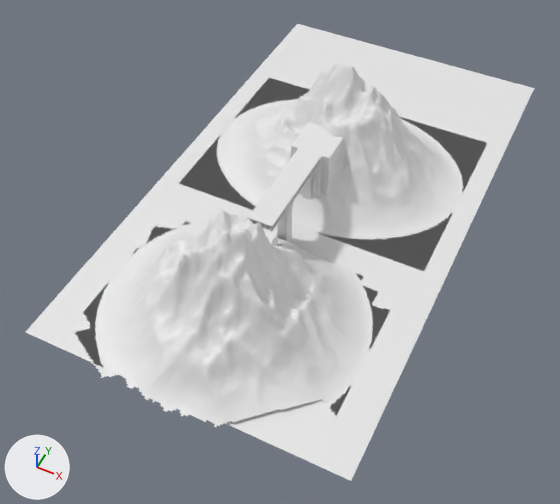
One commit to the Blender file santuario.blend: the scene before it, then after it.
The view is the same before and after, from a 50 mm lens placed at (59.7, -142.1, 147.4), pointed at (0.2, -23.2, -1.2). Every picture has the same lights, and +X, +Y and +Z are marked at lower left.

Objects in the first picture: 'Collection', 'Cube', 'Cube.004', 'Landscape.001', 'Landscape.002', 'Plane'.
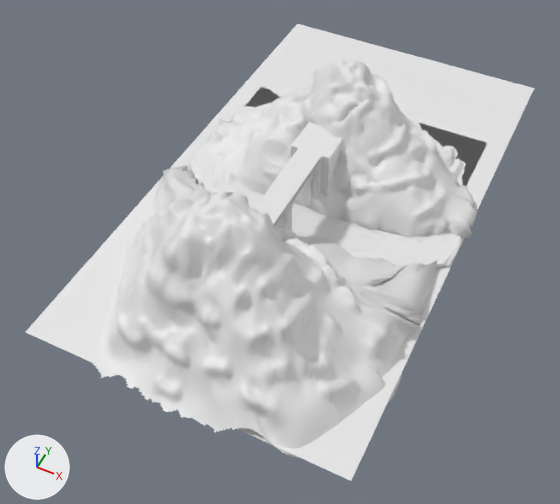
Pixel boxes (x1, y1, x2, y2) of what changed, in the pictures (560 x 504 px; the box of a moved part takes in the faces that stretch with it):
'Landscape.001', reshaped (9% wider, 35% taller): before (75, 211, 390, 427); after (93, 166, 438, 458)
'Landscape.002', reshaped: before (182, 63, 487, 271); after (206, 58, 487, 239)
'Plane.001', added: after (189, 144, 462, 267)
part 1 of me_landscape_001, moved or reshaped: before (90, 211, 390, 427); after (106, 166, 438, 457)
part 2 of me_landscape_002, moved or reshaped: before (197, 64, 466, 271); after (207, 60, 477, 239)

Edits to the bpy script that builds the scene:
```text
Change me_landscape_001:
    used by ob_landscape_001; location = (0.0, -46.9, 0.0); scale = (32.6, 32.0, 54.9)
    remove me_landscape_001.from_pydata(...)  # 11793 vertices, 11519 faces, 9 loose edges; spans x -1.0..1.0, y -0.92..0.83, z 0.0..0.59
    add me_landscape_001.from_pydata(...)  # 11793 vertices, 11519 faces, 9 loose edges; spans x -1.27..1.27, y -0.92..1.31, z -0.08..0.66
    me_landscape_001 part 1: 10827 of 11793 vertices moved; they spanned x -1.0..1.0, y -0.91..0.78, z 0.0..0.59 and now span x -1.27..1.27, y -0.91..1.31, z -0.08..0.66; mean shift (0.01, 0.06, 0.04); largest move (-0.75, 0.39, 0.04) -> (-1.15, 1.3, -0.01)
Change me_landscape_002:
    used by ob_landscape_002; location = (0.0, 13.5, 0.0); scale = (35.7, 27.4, 47.6)
    remove me_landscape_002.from_pydata(...)  # 16384 vertices, 16129 faces; spans x -1.0..1.0, y -1.0..1.0, z 0.0..0.68
    add me_landscape_002.from_pydata(...)  # 16384 vertices, 16129 faces; spans x -1.04..1.19, y -1.0..1.0, z -0.05..0.68
    me_landscape_002 part 2: 12190 of 16384 vertices moved; they spanned x -1.0..1.0, y -1.0..1.0, z 0.0..0.68 and now span x -1.04..1.19, y -1.0..1.0, z -0.05..0.68; mean shift (0.01, 0.0, 0.04); largest move (0.95, -0.28, 0.0) -> (1.17, -0.22, 0.1)
Add me_plane_004:
    me_plane_004.from_pydata(...)  # 1104 vertices, 1102 faces; spans x -0.91..0.96, y -1.42..4.95, z -0.15..1.73
Add ob_plane_001:
    ob_plane_001 = bpy.data.objects.new('Plane.001', me_plane_004)
    ob_plane_001.location = (0.9, -13.6, 0.6)
    ob_plane_001.scale = (42.2, 5.38, 1.0)
```
